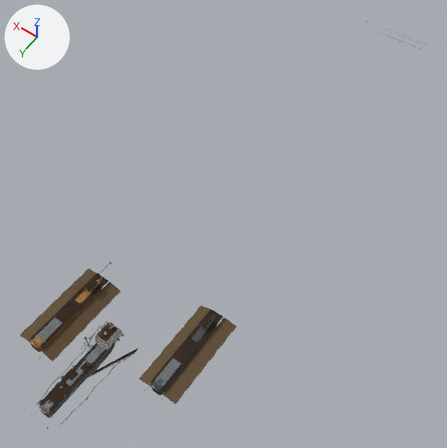
One commit to the glTF model public/assets/models/wasteland/scablands/ships.glb: the scene before it, then after it.
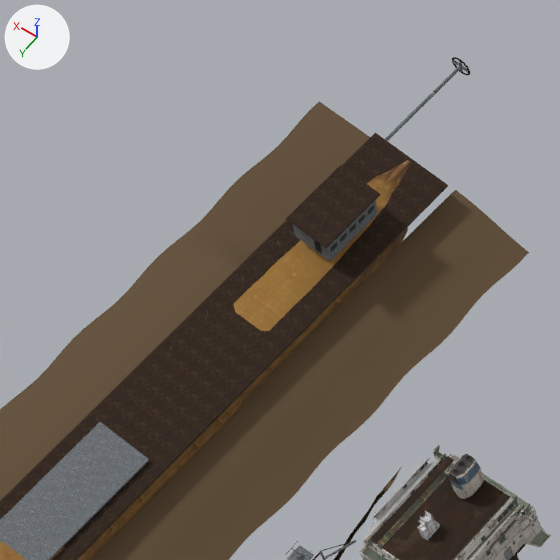
The first picture shows the older version from a camera (50 mm lens) standing at (-181.0, 563.0, 401.0) and looking at (9.0, 297.0, -17.0). The close-ups show the older and then the newer version on the part from 9% to 28% of the width and 56% to 76% of the height of that picture. Only the edits that show in the close-ups are written down. Lighting does not change. The marker at upper left points along +X, +Y and +Z. Where no turn or scale is listed for an object, it has been applied to the vertices. Vertices at exactly the same position are counted once.

The scene before the commit, as lines of its bpy script (objects in view):
```python
ob_ship_marigold_drifts = bpy.data.objects.new('ship-marigold:drifts', me_ship_marigold_wind_bank_mesh)
ob_ship_marigold_drifts.location = (45.0, 440.0, 0.0)
ob_ship_marigold_geometry = bpy.data.objects.new('ship-marigold geometry', me_cube_226)
ob_ship_marigold_geometry.location = (44.6, 439.9, 3.9)
ob_ship_patience_upperworks = bpy.data.objects.new('ship-patience:upperworks', me_ship_patience_upperworks_002)
ob_ship_patience_upperworks.location = (5.3, 441.3, 4.0)
# also in view: 'ship-marigold:hull' at (45.0, 441.0, 0.0); 'ship-patience:funnel' at (6.0, 437.0, 14.0)
```
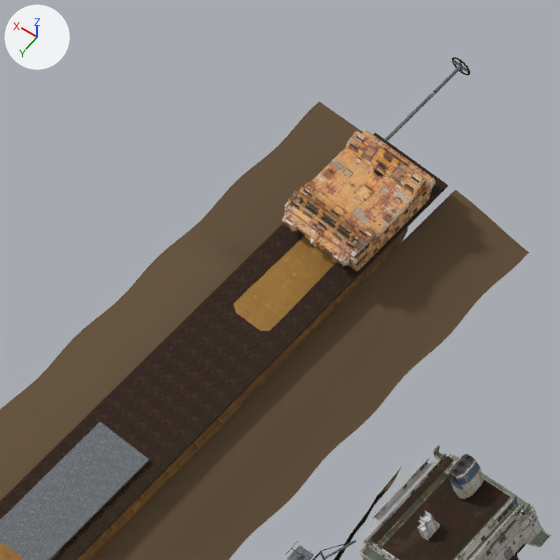
Where the change shows, as pixel boxes (x1, y1, x2, y2) in the close-ups (560 x 560 px):
'ship-marigold:upperworks', added (orange): after (282, 130, 435, 271)
    faces in mat_photo___marigold_upperworks_top (picture img_marigold_upperworks_top): (282, 130, 434, 263)
    faces in mat_photo___marigold_upperworks_bow (picture img_marigold_upperworks_bow): (282, 133, 422, 271)
    faces in mat_photo___marigold_upperworks_side (picture img_marigold_upperworks_side): (282, 155, 435, 271)
part 1 of me_cube_226, deleted (brown): before (286, 165, 380, 261)

What the commit changed:
Picture 'marigold-upperworks-bow' (img_marigold_upperworks_bow) is new.
Picture 'marigold-upperworks-top' (img_marigold_upperworks_top) is new.
Picture 'marigold-upperworks-stern' (img_marigold_upperworks_stern) is new.
Picture 'marigold-upperworks-side' (img_marigold_upperworks_side) is new.
Material 'Photo / marigold-upperworks-bow' (mat_photo___marigold_upperworks_bow) is new.
Its texture is img_marigold_upperworks_bow.
Its roughness is 0.9.
Material 'Photo / marigold-upperworks-top' (mat_photo___marigold_upperworks_top) is new.
Its texture is img_marigold_upperworks_top.
Its roughness is 0.9.
Material 'Photo / marigold-upperworks-stern' (mat_photo___marigold_upperworks_stern) is new.
Its texture is img_marigold_upperworks_stern.
Its roughness is 0.9.
Material 'Photo / marigold-upperworks-side' (mat_photo___marigold_upperworks_side) is new.
Its texture is img_marigold_upperworks_side.
Its roughness is 0.9.
me_cube_226 is used by ob_ship_marigold_geometry; location (44.6, 439.9, 3.9).
me_cube_226 had 432 vertices, 722 faces and spanned x -5.6..5.6, y -34.6..34.6, z -1.2..6.3.
me_cube_226 now has 300 vertices, 533 faces and spans x -5.6..5.6, y -34.6..34.6, z -1.2..1.7.
me_cube_226 part 1: 13 loose pieces with 156 vertices, spanning x -3.7..2.5, y -26.6..-17.6, z 1.2..6.3, are deleted.
Other edits to the shape of me_cube_226 do not show in these pictures.
me_cube_226 no longer uses material mat_town___dirty_glass (picture img_town_tile___dirty_glass).
me_cube_226 no longer uses material mat_town___iron_dark (picture img_town_tile___iron_dark).
Mesh me_ship_marigold_upperworks_002 is new.
It has 1302 vertices, 2600 faces and spans x -5.8..5.4, y -7.6..7.5, z -0.5..5.4.
Faces by material slot: [731, 798, 400, 671].
It uses material mat_photo___marigold_upperworks_side (picture img_marigold_upperworks_side).
It uses material mat_photo___marigold_upperworks_bow (picture img_marigold_upperworks_bow).
It uses material mat_photo___marigold_upperworks_stern (picture img_marigold_upperworks_stern).
It uses material mat_photo___marigold_upperworks_top (picture img_marigold_upperworks_top).
Object 'ship-marigold:upperworks' (ob_ship_marigold_upperworks) is new; it shows me_ship_marigold_upperworks_002.
Its location is (44.6, 414.4, 3.6).
